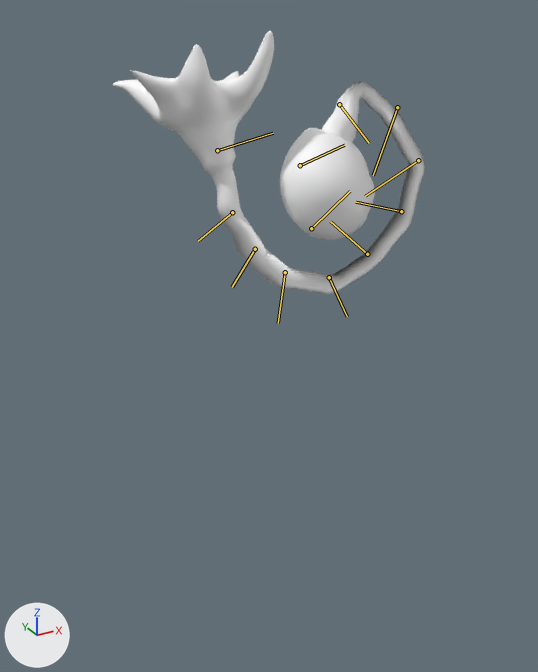
What one commit did to the FBX model Assets/_Own/Objects/Plants/Ceiling_Plant/Ceiling_Plant_Rigged.fbx.
The view is the same before and after, from a 50 mm camera at (-0.797, -1.809, 0.178) aimed at (0.188, -0.016, -0.718). Every picture has the same lights, and +X, +Y and +Z are marked at lower left. Both versions are drawn at frame 249 of the action 'Take 001'; the numbers are the values there. The bones that bend it are drawn over the model as lines.

Names of what the first picture shows: 'Ceiling_Plant_Low1:polySurface1'.
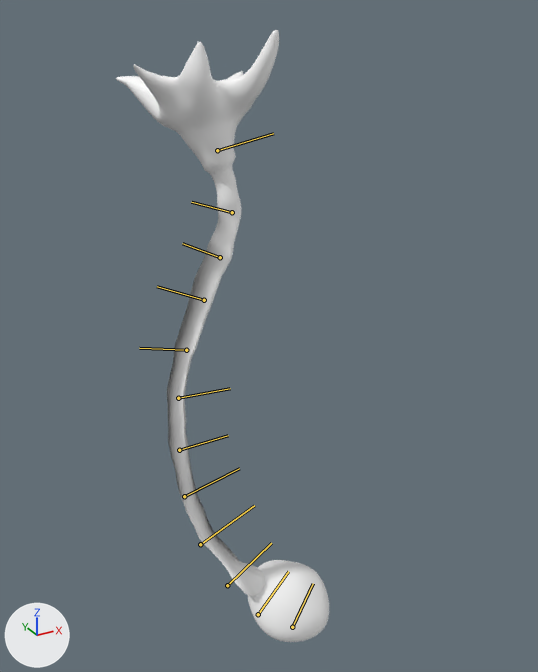
What the commit changed:
Bone 'joint2' (bone_joint2) turns from (-7, 0, -45) to (0, 0, 3) degrees about its own x, y and z.
Bone 'joint3' (bone_joint3) turns from (-4, 2, -25) to (0, 0, 1) degrees about its own x, y and z.
Bone 'joint4' (bone_joint4) turns from (-3, 3, -23) to (0, 0, 1) degrees about its own x, y and z.
Bone 'joint5' (bone_joint5) turns from (-3, 5, -26) to (0, 0, 1) degrees about its own x, y and z.
Bone 'joint6' (bone_joint6) turns from (-1, -4, 13) to (0, 0, 0) degrees about its own x, y and z.
Bone 'joint7' (bone_joint7) turns from (-1, -5, 21) to (0, 0, -1) degrees about its own x, y and z.
Bone 'joint8' (bone_joint8) turns from (-5, -9, 34) to (0, 0, -2) degrees about its own x, y and z.
Bone 'joint9' (bone_joint9) turns from (-6, -11, 36) to (0, 0, -2) degrees about its own x, y and z.
Bone 'joint10' (bone_joint10) turns from (-7, -13, 44) to (0, 0, -2) degrees about its own x, y and z.
Bone 'joint11' (bone_joint11) turns from (-4, -12, 31) to (0, 0, -3) degrees about its own x, y and z.

Location of each change, (x1, y1, x2, y2) in pixels of the pictures (538 x 672 px):
'Ceiling_Plant_Low1:polySurface1', posed (32% narrower, 132% taller)
    before: (113, 31, 425, 294)
    after: (116, 30, 329, 642)
bone 'joint2', root to tip
    before: (232, 212) to (198, 241)
    after: (232, 212) to (191, 202)
bone 'joint3', root to tip
    before: (255, 249) to (232, 287)
    after: (220, 257) to (182, 243)
bone 'joint4', root to tip
    before: (285, 272) to (278, 323)
    after: (204, 300) to (157, 286)
bone 'joint5', root to tip
    before: (329, 277) to (347, 316)
    after: (186, 350) to (139, 348)
bone 'joint6', root to tip
    before: (367, 254) to (330, 221)
    after: (178, 398) to (230, 388)
bone 'joint7', root to tip
    before: (401, 211) to (356, 202)
    after: (179, 450) to (228, 435)
bone 'joint8', root to tip
    before: (418, 160) to (365, 196)
    after: (184, 496) to (239, 468)
bone 'joint9', root to tip
    before: (397, 107) to (373, 175)
    after: (200, 544) to (254, 505)
bone 'joint10', root to tip
    before: (339, 104) to (369, 143)
    after: (227, 585) to (271, 543)
bone 'joint11', root to tip
    before: (300, 165) to (344, 145)
    after: (258, 614) to (288, 571)
